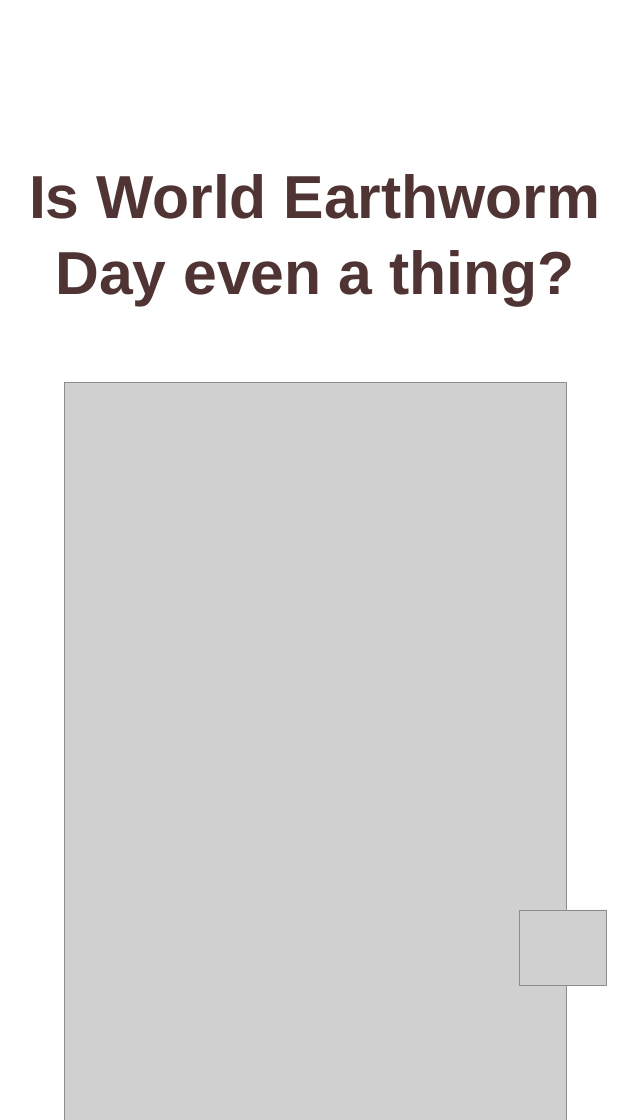
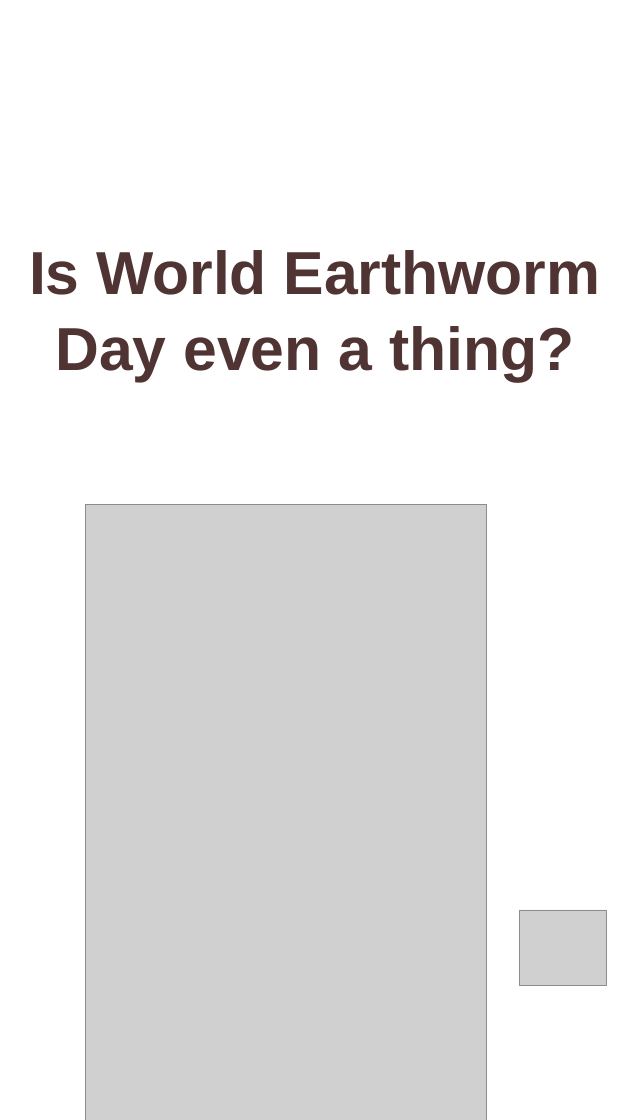
Before and after one commit to linneamoritznyc/final-SFWsite-Linnea, a slide deck: slide 1 of social/earthworm-day-2026-10-21/21-10-2026-wed-ig-story-earthworm.pptx. Drawn at 630x1120 pixels with LibreOffice and Linux fonts; fonts in the diff are those of the drawing; grey boxes stand for pictures. Boxes give left, top, right and bottom in pixels: in the first picture for what was removed or moved away, otherwise in the second. Text is boxed around its words. In the diff, an @@ line names an element or a change of style, - is before the commit and + after.

```diff
--- a/social/earthworm-day-2026-10-21/21-10-2026-wed-ig-story-earthworm.pptx
+++ b/social/earthworm-day-2026-10-21/21-10-2026-wed-ig-story-earthworm.pptx
@@ text "Is World Earthworm" moved from (x1=29, y1=174, x2=601, y2=306) to (x1=29, y1=250, x2=601, y2=381) @@
@@ picture resized from (x1=64, y1=382, x2=567, y2=1120) to (x1=86, y1=505, x2=486, y2=1120) @@
```
Also in this commit, not shown: 1 other slide changed, 5 other files.
